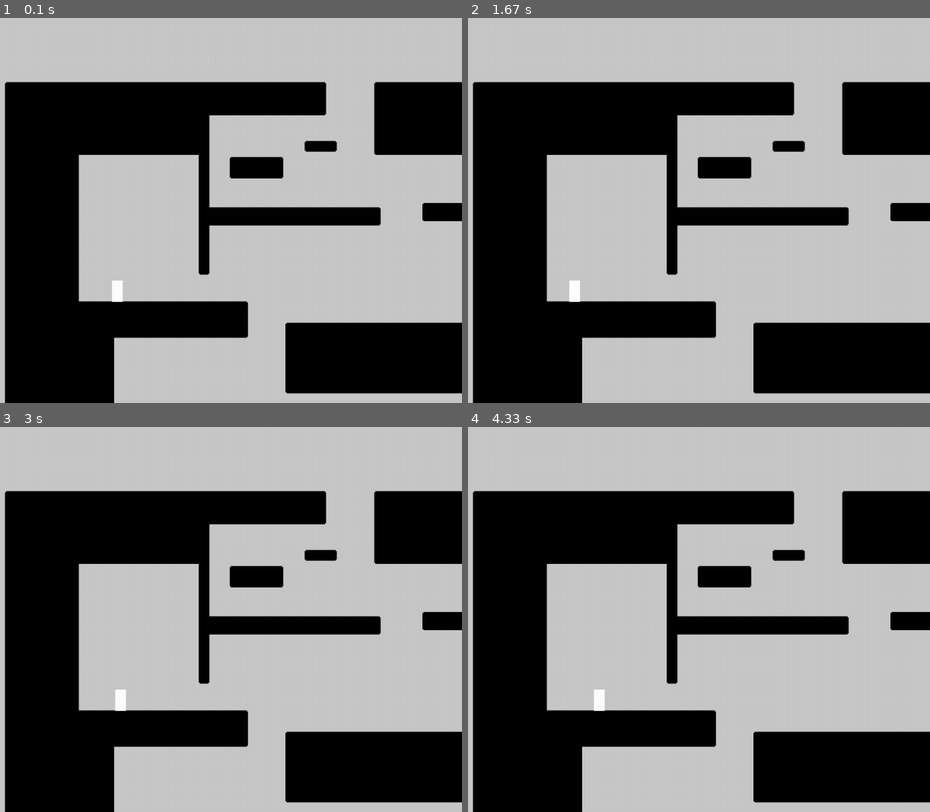
Above: before the commit, frames 1-4 (two rows, left to right).
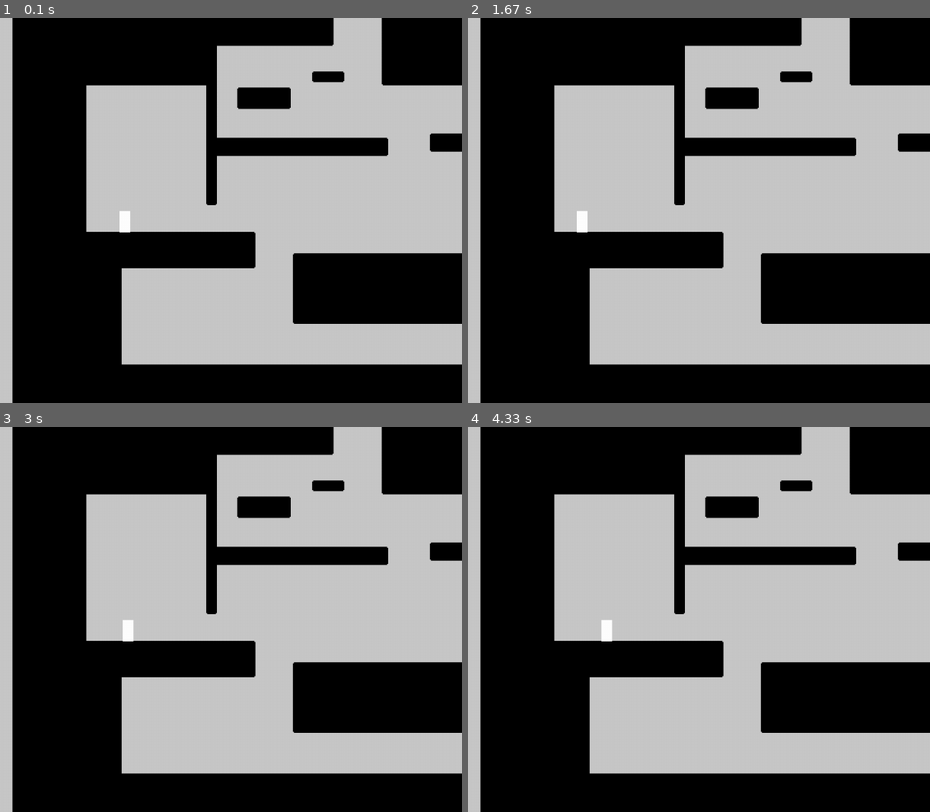
Above: after the commit, the same moments.

Repository: dast3rr/pygameproject_2DPlaformer
Game: pygame game, started from code/main.py
Same seed, same stepped clock (60 frames per second), same inputs: the game is played once before the commit and once after it.
Inputs:
- Up to frame 1 (0.1 s): no input
- Up to frame 2 (1.67 s): hold D 0.33-0.8 s; hold A 0.83-1.3 s; hold A from 1.33 s (still down)
- Up to frame 3 (3 s): release A at 1.87 s; hold D 2.33-2.97 s
- Up to frame 4 (4.33 s): hold A 3-3.47 s; hold D 3.5-3.97 s; hold D from 4 s (still down)

The runs differ from the first frame. In frame 1, 51% of the frame differs, in the area x 0-100%, y 0-100%; in frame 2, 51%; in frame 3, 51%; in frame 4, 52%.

Commit message:
начал работу с камерой

Diff:
--- a/code/data.py
+++ b/code/data.py
@@ -1,6 +1,11 @@
 # все кординаты стен
-cords = [
-    (0, 0, 69, 391), (0, 0, 191, 68), (0, 205, 102, 186), (0, 205, 227, 34), (0, 329, 647, 62), (0, 0, 300, 31),
-    (345, 0, 302, 68), (181, 0, 10, 180), (181, 117, 170, 17), (582, 0, 65, 391), (262, 225, 166, 66),
-    (345, 0, 302, 31), (452, 223, 192, 74), (390, 113, 160, 17), (502, 168, 48, 30), (210, 70, 50, 20), (280, 55, 30, 10)
-]
+cords = [(-100, -185, 69, 391), (-100, -185, 191, 68), (-100, 20, 102, 186), (-100, 20, 227, 34), (-100, 144, 647, 62),
+         (-100, -185, 300, 31), (245, -185, 302, 68), (81, -185, 10, 180), (81, -68, 170, 17), (482, -185, 65, 391),
+         (162, 40, 166, 66), (245, -185, 302, 31), (352, 38, 192, 74), (290, -72, 160, 17), (402, -17, 48, 30),
+         (110, -115, 50, 20), (180, -130, 30, 10)]
+
+res = []
+for a, b, c, d in cords:
+    res += [(a - 100, b - 185, c, d)]
+
+print(res)
--- a/code/graphics.py
+++ b/code/graphics.py
@@ -46,8 +46,8 @@
         self.a, self.b = a, b
         self.image = pygame.Surface((a + 2, b + 2),
                                     pygame.SRCALPHA, 32)
-        self.cords = (w // 3 + x * 2, h // 6 + y * 2, a, b)
-        self.rect = pygame.Rect(w // 3 + x * 2 - 1, h // 6 + y * 2 - 1, a + 2, b + 2)
+        self.cords = (w // 2 + x * 2, h // 2 + y * 2, a, b)
+        self.rect = pygame.Rect(w // 2 + x * 2 - 1, h // 2 + y * 2 - 1, a + 2, b + 2)
         pygame.draw.rect(screen, 'white', self.rect)
 
     def update(self):
@@ -67,14 +67,14 @@
         w, h = screen.get_size()  # ширина и высота окна
         super().__init__(*groups)
         # кординаты и картинка. Картинка для последующей обработки столкновений
-        self.cords = (w // 3 + x * 2, h // 6 + y * 2, a * 2, b * 2)
+        self.cords = (w // 2 + x * 2, h // 2 + y * 2, a * 2, b * 2)
         self.image = pygame.Surface((a * 2, b * 2),
                                     pygame.SRCALPHA, 32)
 
         # начальное положение. Чтобы поменять self.rect.x = 100 или self.rect.y = 200
-        self.rect = pygame.Rect(w // 3 + x * 2, h // 6 + y * 2, a * 2, b * 2)
+        self.rect = pygame.Rect(w // 2 + x * 2, h // 2 + y * 2, a * 2, b * 2)
         pygame.draw.rect(screen, 'black', self.rect)
 
     # обновление положения
     def update(self):
-        pygame.draw.rect(screen, 'black', self.cords)
+        pygame.draw.rect(screen, 'black', self.rect)
--- a/code/main.py
+++ b/code/main.py
@@ -4,6 +4,50 @@
 
 import pygame
 import os
+
+def initialization():
+    for cord in cords:
+        x, y, a, b = cord
+        Platform(x + 1, y, a - 2, b, platforms, horizontal_platforms)
+        Platform(x, y + 1, a, b - 2, platforms, vertical_platforms)
+
+    # главный герой
+    main_character = MainCharacter(0, 0, 20, 40)
+    return main_character
+
+
+class Camera:
+    # зададим начальный сдвиг камеры
+    def __init__(self):
+        self.x = size[0] // 2
+        self.y = size[1] // 2
+
+    # сдвинуть объект obj на смещение камеры
+    def apply(self, obj):
+        obj.rect.x += self.x
+        obj.rect.y += self.y
+
+    # позиционировать камеру на объекте target
+    def update(self, target):
+        d_x = main_character.rect.x - self.x
+        d_y = main_character.rect.y - self.y
+        if d_x > 50:
+            for platform in platforms:
+                platform.rect.x -= d_x - 50
+                self.x -= d_x - 50
+        elif d_x < -50:
+            for platform in platforms:
+                platform.rect.x -= d_x + 50
+                self.x -= d_x + 50
+        if d_y > 50:
+            for platform in platforms:
+                platform.rect.y -= d_y - 50
+                self.y -= d_y - 50
+        elif d_y < -50:
+            for platform in platforms:
+                platform.rect.y -= d_y + 50
+                self.y -= d_y + 50
+
 
 if __name__ == '__main__':
     # Перемещаю экран на центр
@@ -26,19 +70,13 @@
     jump_from_wall = False
     speeds_before_jump = [0, 0]
 
-    # Создаю чёрные прямоугольники стен по кординатам из data.py
-    for cord in cords:
-        x, y, a, b = cord
-        Platform(x + 1, y, a - 2, b, platforms, horizontal_platforms)
-        Platform(x, y + 1, a, b - 2, platforms, vertical_platforms)
-
-
-    # создаю два прямоугольника, один отвечает за пересечение по вертикали, другой - по горизонтали
-    main_character = MainCharacter(100, 185, 20, 40)
+    # инициализация главного героя и платформ.
+    main_character = initialization()
 
     # перемещение в стороны
     right = left = 0
 
+    camera = Camera()
     running = True
     while running:
         for event in pygame.event.get():
@@ -157,6 +195,8 @@
                         main_character.rect.y -= fall_speed // abs(fall_speed)
                     break
 
+        camera.update(main_character)
+
         # отрисовываю все группы спрайтов
         platforms.draw(screen)
         platforms.update()
